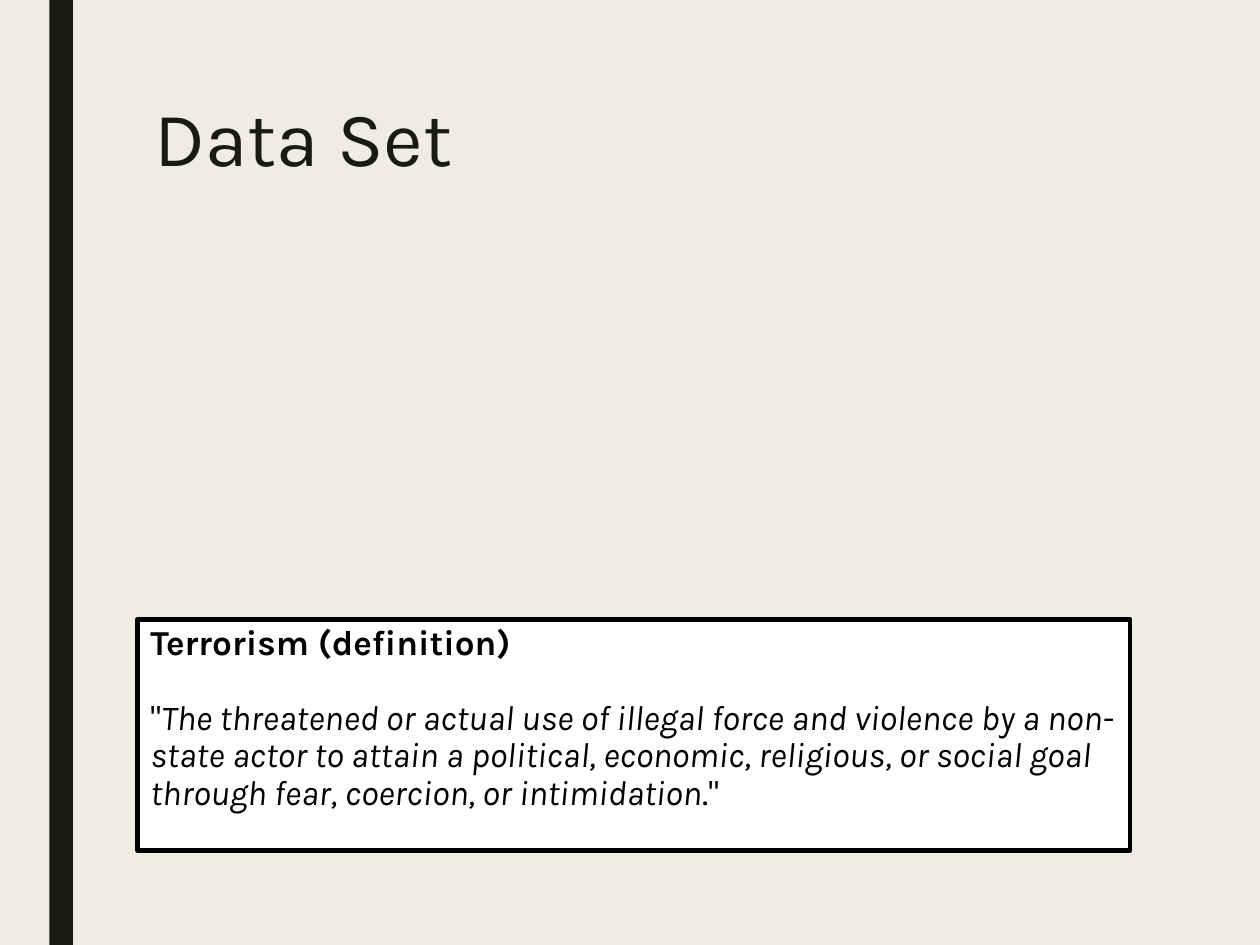
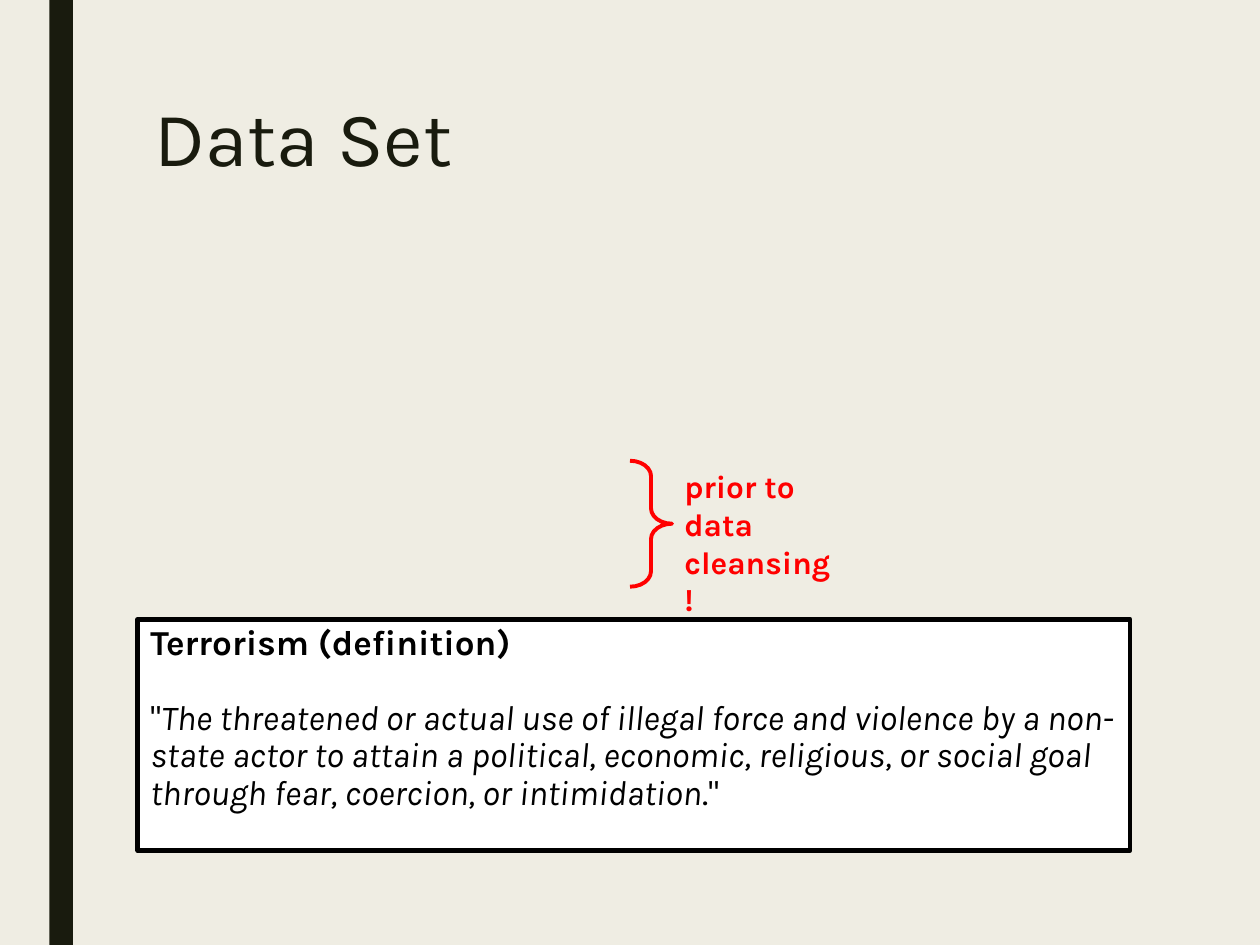
Before and after one commit to stats-learning-fall2019/final-project, a slide deck: slide 2 of presentation/gtdb-final-presentation.pptx. Drawn at 1260x945 pixels with LibreOffice and Linux fonts; fonts in the diff are those of the drawing; grey boxes stand for pictures. Boxes give left, top, right and bottom in pixels: in the first picture for what was removed or moved away, otherwise in the second. Text is boxed around its words. In the diff, an @@ line names an element or a change of style, - is before the commit and + after.

```diff
--- a/presentation/gtdb-final-presentation.pptx
+++ b/presentation/gtdb-final-presentation.pptx
@@ right brace added at [630, 461, 672, 587], outline #FF0000 2.25 pt @@
@@ text added at [684, 475, 830, 582], 18 pt, text #FF0000, bold @@
+prior to data cleansing!
```
Also in this commit, not shown: 4 other slides changed, 10 slides added, 1 slide removed, 3 other files.
